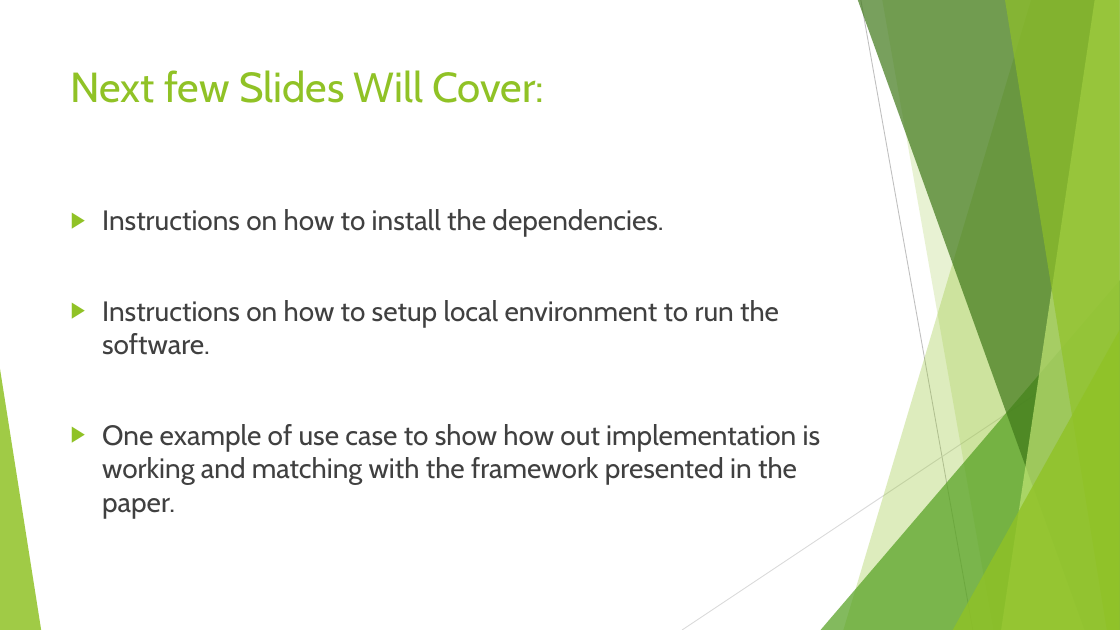
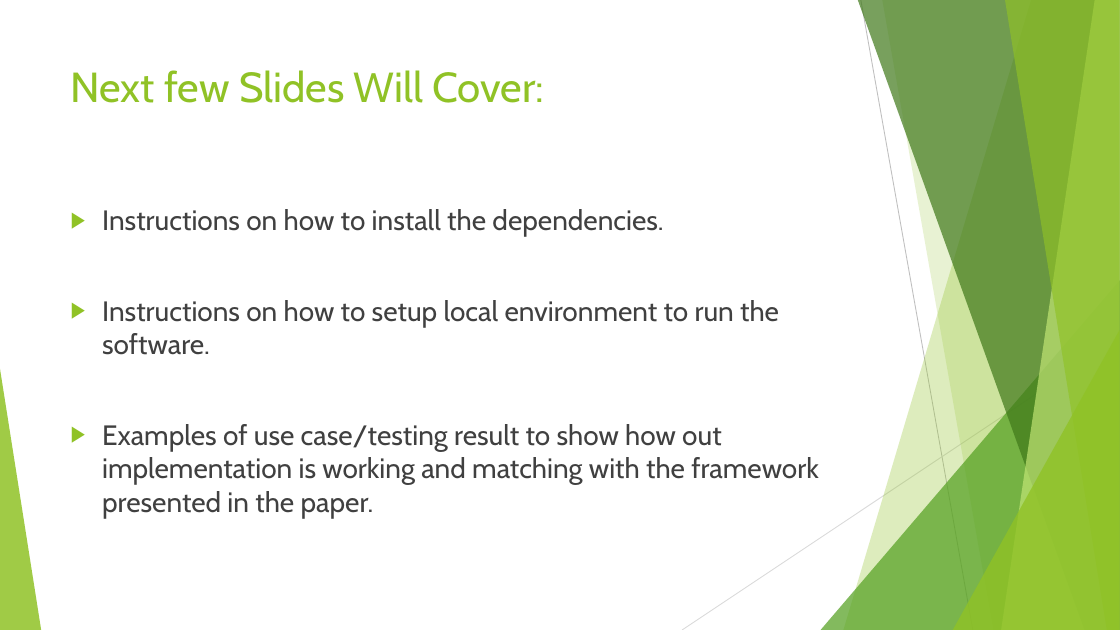
Before and after one commit to hsiddhu2/CourseProject, a slide deck: slide 11 of documentation/Project Presentation.pptx. Drawn at 1120x630 pixels with LibreOffice and Linux fonts; fonts in the diff are those of the drawing. Boxes give left, top, right and bottom in pixels: in the first picture for what was removed or moved away, otherwise in the second. Text is boxed around its words. In the diff, an @@ line names an element or a change of style, - is before the commit and + after.

```diff
--- a/documentation/Project Presentation.pptx
+++ b/documentation/Project Presentation.pptx
@@ text at [102,424,819,519]: text changed @@
-▶ One example of use case to show how out implementation is working and matching with the framework presented in the paper.
+▶ Examples of use case/testing result to show how out implementation is working and matching with the framework presented in the paper.
```
Also in this commit, not shown: 3 other slides changed, 6 slides added, 1 slide removed.
